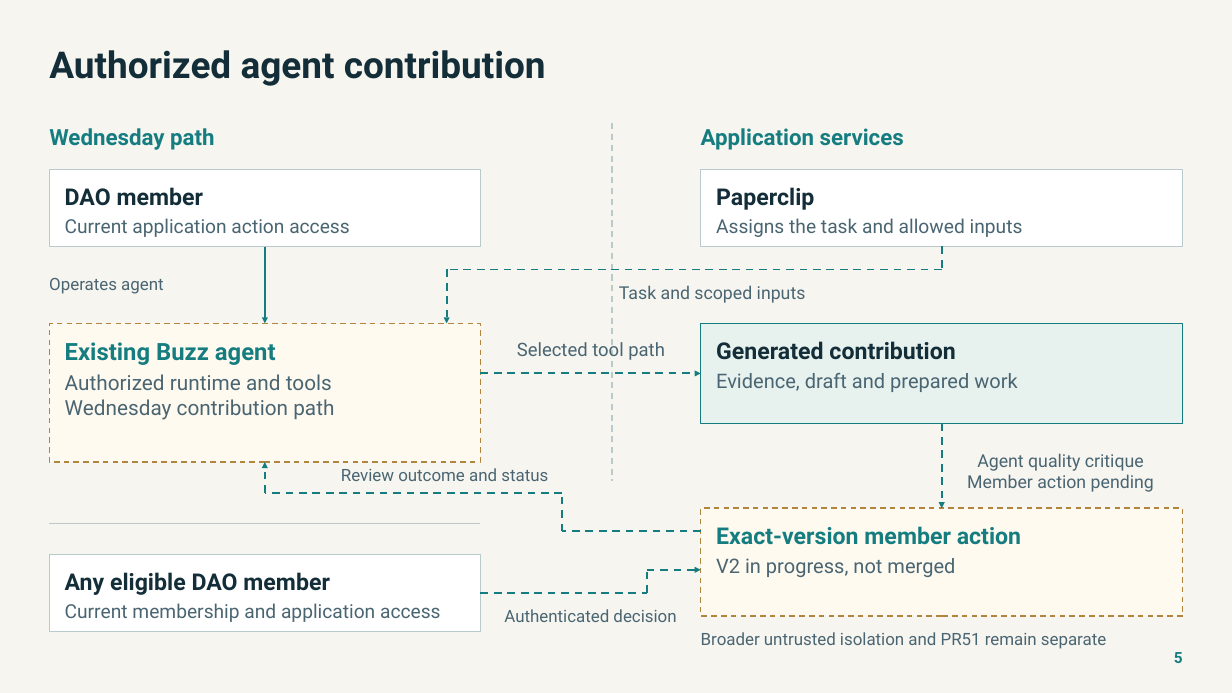
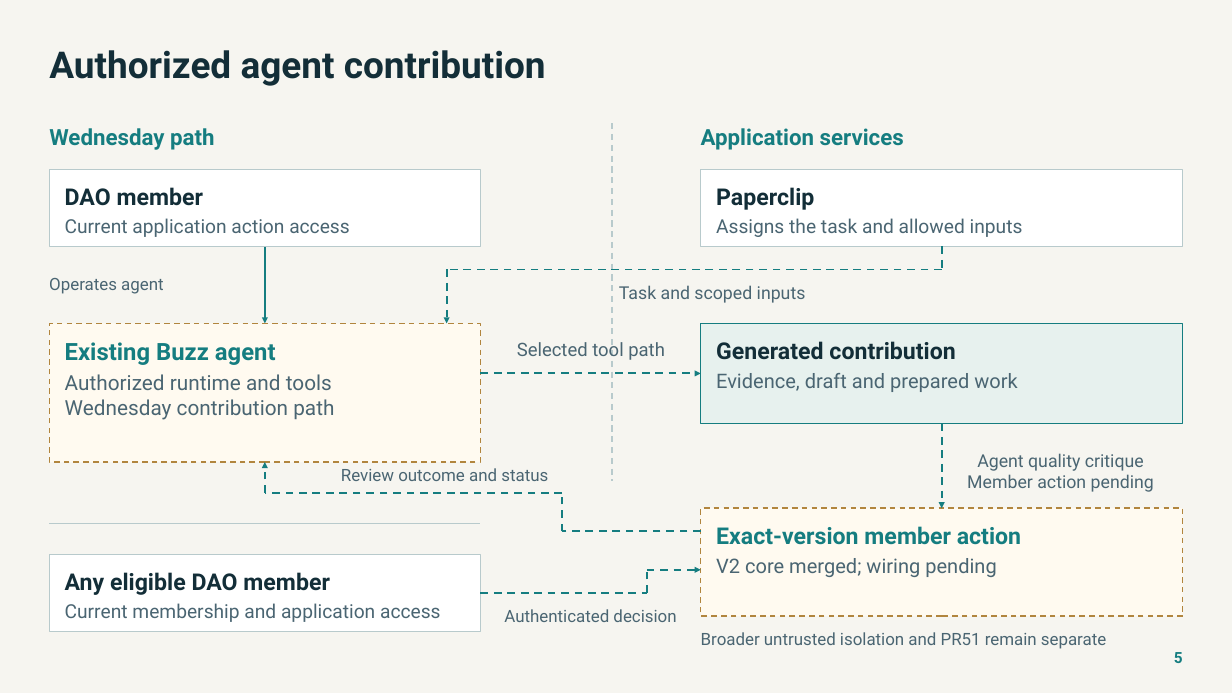
Before and after one commit to NetRxn/Inertia, a slide deck: slide 5 of Inertia-Architecture.pptx. Drawn at 1232x693 pixels with LibreOffice and Linux fonts; fonts in the diff are those of the drawing. Boxes give left, top, right and bottom in pixels: in the first picture for what was removed or moved away, otherwise in the second. Text is boxed around its words. In the diff, an @@ line names an element or a change of style, - is before the commit and + after.

Commit message:
docs: sync merged packet core and SQL tool status

```diff
--- a/Inertia-Architecture.pptx
+++ b/Inertia-Architecture.pptx
@@ text at (x1=716, y1=558, x2=996, y2=577): text changed @@
-V2 in progress, not merged
+V2 core merged; wiring pending
```
Also in this commit, not shown: 3 other slides changed, 22 other files.
